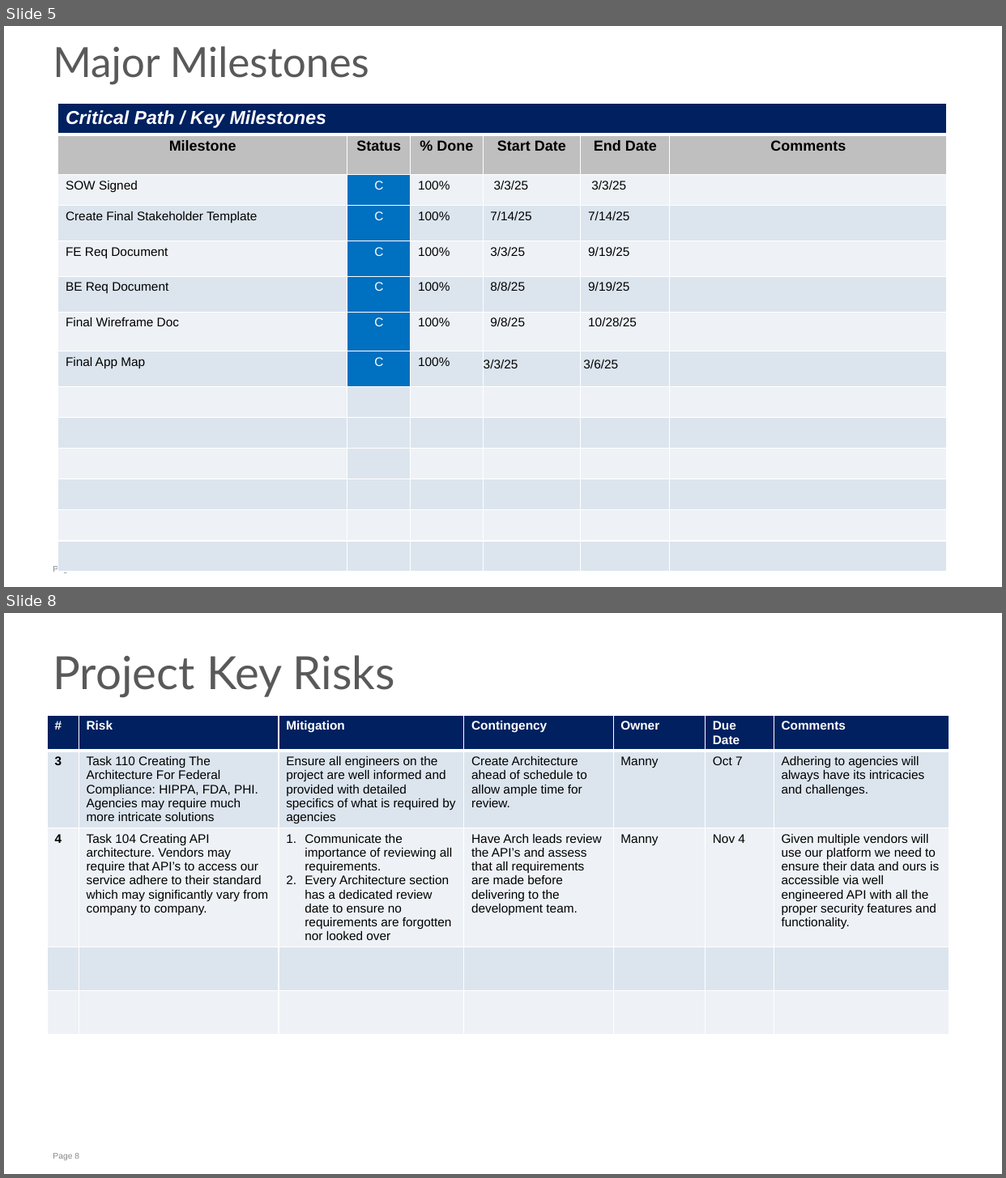
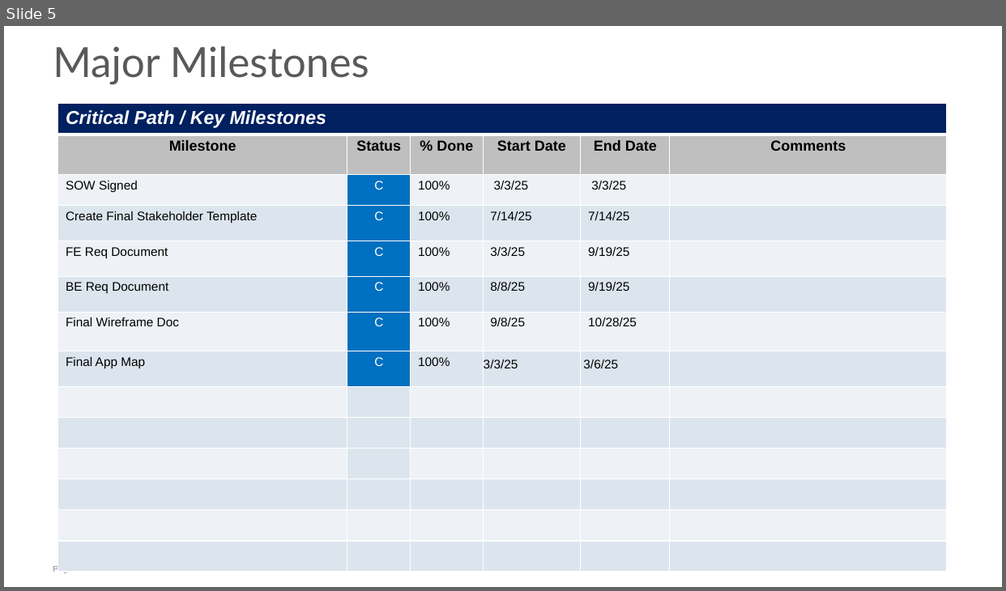
Before and after one commit to dkl520/cs7315_project, a slide deck: 4/group2 - pro4.pptx. Shown one above the other, each under a label of ours: slides 5 and 8 before the commit, slide 5 after it; the slides between them are not shown. The pictures are 1006x1178 and 1006x591 pixels, drawn with LibreOffice and Linux fonts; fonts in the diff are those of the drawing. Boxes give left, top, right and bottom in pixels: in the first picture for what was removed or moved away, otherwise in the second. Text is boxed around its words. In the diff, an @@ line names an element or a change of style, - is before the commit and + after.

```diff
--- a/4/group2 - pro4.pptx
+++ b/4/group2 - pro4.pptx
@@ slide 8 removed at (x1=4, y1=613, x2=1002, y2=1174), background #FFFFFF; not listed: 1 template element that a slide beside it also shows @@
@@ title removed at (x1=53, y1=655, x2=395, y2=697) @@
-Project Key Risks
@@ table removed at (x1=48, y1=716, x2=949, y2=1050), 5 rows, 7 columns @@
-# | Risk | Mitigation | Contingency | Owner | Due Date | Comments
-3 | Task 110 Creating The Architecture For Federal Compliance: HIPPA, FDA, PHI. Agencies may require much more intricate solutions | Ensure all engineers on the project are well informed and provided with detailed specifics of what is required by agencies | Create Architecture ahead of schedule to allow ample time for review. | Manny | Oct 7 | Adhering to agencies will always have its intricacies and challenges.
-4 | Task 104 Creating API architecture. Vendors may require that API’s to access our service adhere to their standard which may significantly vary from company to company. | Communicate the importance of reviewing all requirements. / Every Architecture section has a dedicated review date to ensure no requirements are forgotten nor looked over | Have Arch leads review the API’s and assess that all requirements are made before delivering to the development team. | Manny | Nov 4 | Given multiple vendors will use our platform we need to ensure their data and ours is accessible via well engineered API with all the proper security features and functionality.
- |  |  |  |  |  | 
- |  |  |  |  |  | 
```
Also in this commit, not shown: 7 slides changed, 5 other slides removed, 1 other file.
